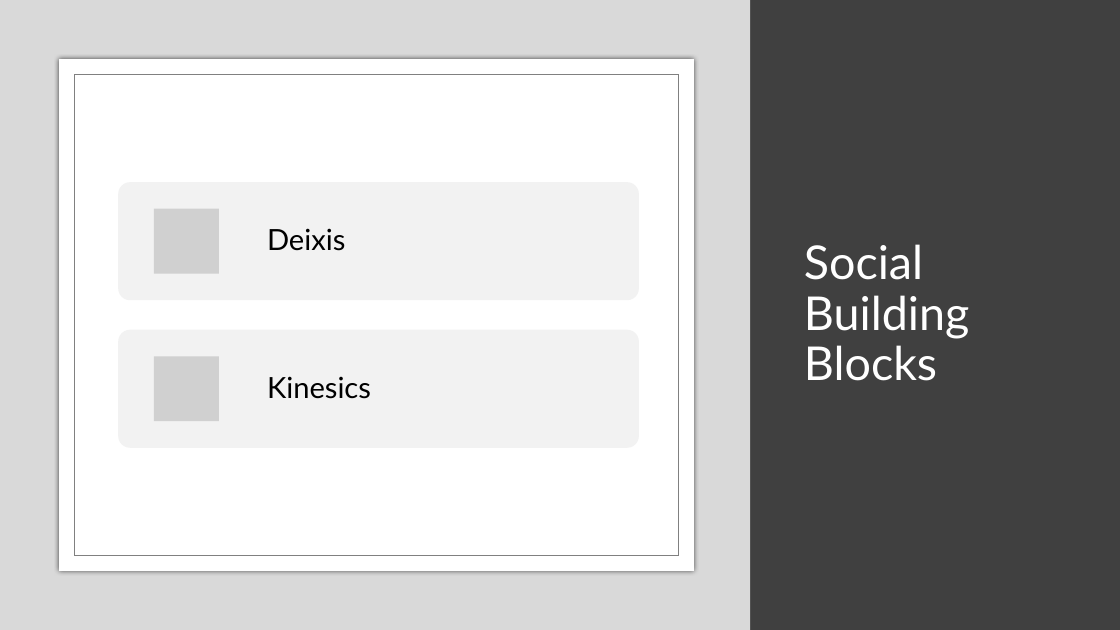
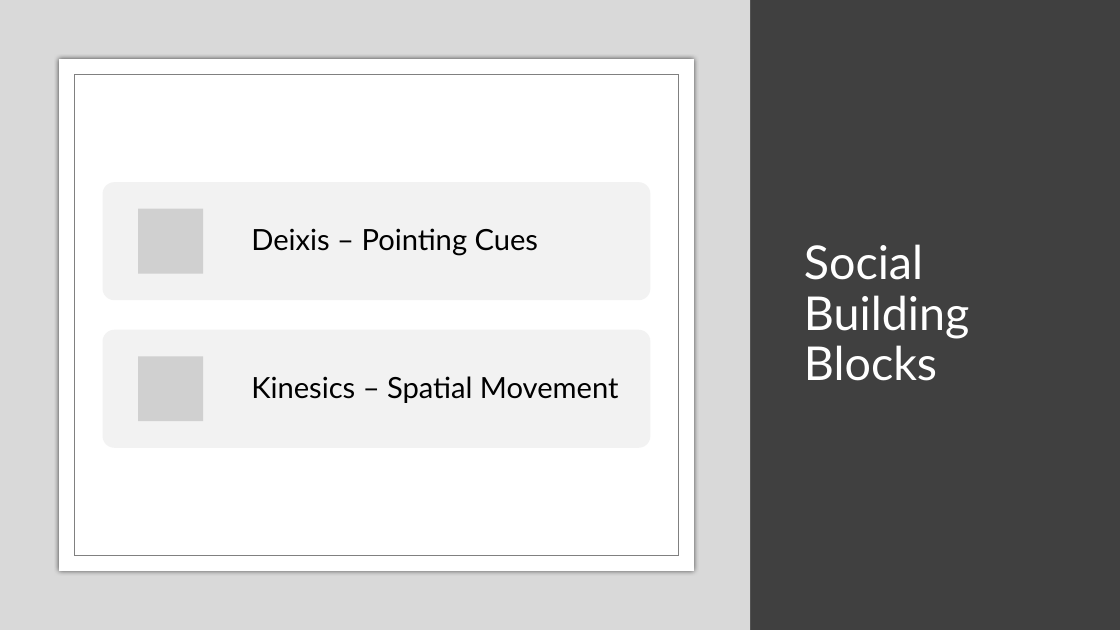
Before and after one commit to liquatics/outofhand, a slide deck: slide 3 of Docs/Final Presentation.pptx. Drawn at 1120x630 pixels with LibreOffice and Linux fonts; fonts in the diff are those of the drawing; grey boxes stand for pictures. Boxes give left, top, right and bottom in pixels: in the first picture for what was removed or moved away, otherwise in the second. Text is boxed around its words. In the diff, an @@ line names an element or a change of style, - is before the commit and + after.

```diff
--- a/Docs/Final Presentation.pptx
+++ b/Docs/Final Presentation.pptx
@@ rounded rectangle: place and size @@
-rounded rectangle at <box>118,182,639,301</box>
+rounded rectangle at <box>103,182,650,301</box>
@@ picture: place and size @@
-picture at <box>154,208,218,273</box>
+picture at <box>139,208,203,273</box>
@@ text at <box>251,228,538,256</box>: text changed @@
-Deixis
+Deixis – Pointing Cues
@@ rounded rectangle: place and size @@
-rounded rectangle at <box>118,330,639,449</box>
+rounded rectangle at <box>103,330,650,449</box>
@@ picture: place and size @@
-picture at <box>154,356,218,421</box>
+picture at <box>139,356,203,421</box>
@@ text at <box>251,376,618,403</box>: text changed @@
-Kinesics
+Kinesics – Spatial Movement
```
Also in this commit, not shown: 7 other slides changed, 6 slides added, 1 slide removed.
